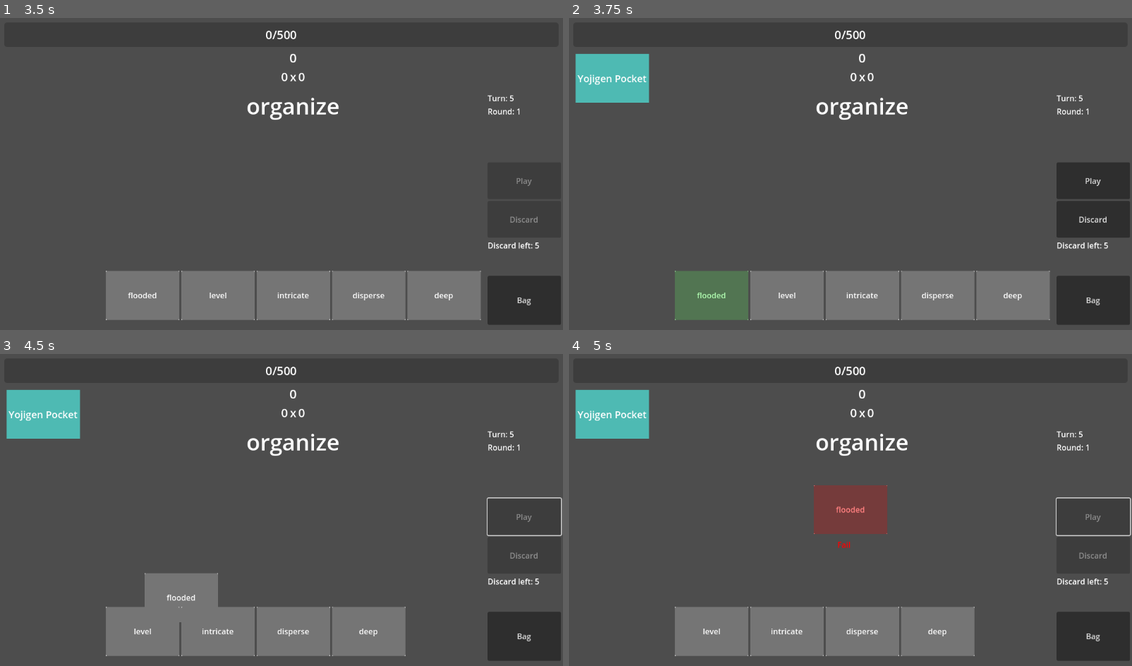
Above: before the commit, frames 1-4 (two rows, left to right).
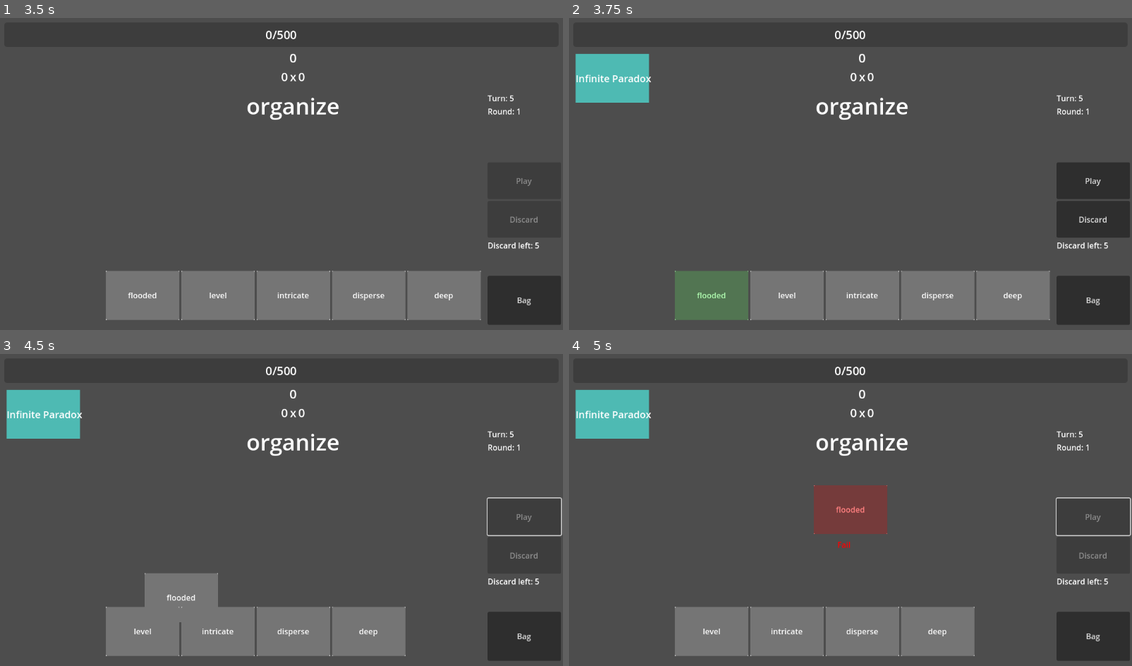
Above: after the commit, the same moments.

Repository: BMinh166/english-game-learning
Game: Godot game, scene res://scenes/Main.tscn
Two runs of this game, one before a commit and one after it. Both use one fixed random seed, a clock stepped at 60 frames per second and the inputs below.
Inputs (mouse positions are in pixels of both pictures, inside the frame that each line leads up to):
- Up to frame 1 (3.5 s): click "Bag" at 0.5 s; click "Bag" at 1.25 s; click "Bag" at 2 s; click "Back" at 2.75 s
- Up to frame 2 (3.75 s): tap Enter (ui_accept) at 3.5 s; move the mouse to (709, 295) at 3.52 s; hold Enter (ui_accept) from 3.53 s (still down); click (709, 295) at 3.67 s
- Up to frame 3 (4.5 s): release Enter (ui_accept) at 4.25 s; click "Play" at 4.25 s
- Up to frame 4 (5 s): no input

Frame 1 is identical in both runs. In frame 2, 0.2% of the frame differs, in the area x 1-15%, y 18-22%; in frame 3, 0.2%; in frame 4, 0.2%.

Commit message:
Add Reward Popup + Reroll&Skip button

Diff:
--- a/scenes/Items/ItemDB.gd
+++ b/scenes/Items/ItemDB.gd
@@ -20,9 +20,9 @@
 
 static var REWARD_RARITY_WEIGHTS := {
 	"common": 62,
-	"uncommon": 28,
+	"uncommon": 29,
 	"rare": 8,
-	"legendary": 2,
+	"legendary": 1,
 }
 
 static var ITEMS = {
--- a/scenes/Items/ItemManager.gd
+++ b/scenes/Items/ItemManager.gd
@@ -74,6 +74,18 @@
 
 	items.erase(item_instance)
 
+	# =====================
+	# RESET PERSISTENT STATE
+	# =====================
+
+	if item_id == "golden_ratio":
+
+		if !has_item("golden_ratio"):
+
+			print("RESET GOLDEN RATIO BONUS")
+
+			golden_ratio_bonus = 0
+
 	print("\n💰 ITEM SOLD")
 	print("ITEM:", item_id)
 	print("RARITY:", rarity)
@@ -224,6 +236,32 @@
 		print("\nCHECK ITEM:", item_id)
 
 	return result
+
+func reset_items():
+
+	items.clear()
+
+	runtime_items.clear()
+
+	golden_ratio_bonus = 0
+
+	round_turn_bonus = 0
+
+	last_relation_type = ""
+
+	valid_word_count = 0
+
+	played_word_count = 0
+
+	lone_word_valid = false
+
+	lone_word_relation = ""
+
+	treated_as_synonym = false
+
+	handy_shortcut_used = false
+
+	phantom_hand_used = false
 
 func start_turn():
 
@@ -298,30 +336,32 @@
 			rarity_value
 		)
 
-	if has_item("yojigen_pocket"):
+	var total_pocket_bonus := 0
+
+	for item in runtime_items:
+
+		if item.get("id", "") != "yojigen_pocket":
+			continue
 
 		print("\n🌀 YOJIGEN POCKET DETECTED")
 
-		var pocket_instance = find_item_instance(
-			"yojigen_pocket"
+		var persistent = item.get("persistent", null)
+
+		var total_rarity = get_total_rarity_value_except(
+			persistent
 		)
 
-		var total_rarity = get_total_rarity_value_except(
-			pocket_instance
-		)
-
 		print("TOTAL OTHER RARITY VALUE:", total_rarity)
 
 		@warning_ignore("integer_division")
-		round_turn_bonus = int(total_rarity / 2)
-
-		print("BONUS TURN:", round_turn_bonus)
-
-	else:
-
-		print("\n❌ NO YOJIGEN POCKET")
-
-	print("\nFINAL ROUND TURN BONUS:", round_turn_bonus)
+
+		var bonus = int(total_rarity / 2)
+
+		print("POCKET BONUS:", bonus)
+
+		total_pocket_bonus += bonus
+
+	round_turn_bonus = total_pocket_bonus
 
 func get_round_turn_bonus() -> int:
 	return round_turn_bonus
--- a/scenes/Items/ItemRewardPopup.gd
+++ b/scenes/Items/ItemRewardPopup.gd
@@ -1,10 +1,24 @@
 extends Control
 
 signal reward_selected(item_data)
+signal reward_skipped
+signal reward_rerolled
 
-@onready var slots = $HBoxContainer/CenterContainer/MarginContainer/RewardContainer.get_children()
+@onready var slots = $HBoxContainer/CenterContainer/RewardBG/PopupContainer/MarginContainer/RewardContainer.get_children()
+@onready var reroll_button = $HBoxContainer/CenterContainer/RewardBG/PopupContainer/ButtonContainer/Reroll
 
-func setup(items):
+var current_rewards = []
+
+func setup(
+	items,
+	reroll_left := 0,
+):
+
+	current_rewards = items
+
+	reroll_button.text = "Reroll (" + str(reroll_left) + ")"
+
+	reroll_button.disabled = reroll_left <= 0
 
 	for i in range(slots.size()):
 		var slot = slots[i]
@@ -12,11 +26,29 @@
 		if i < items.size():
 			slot.visible = true
 			slot.setup(items[i])
-			slot.selected.connect(_on_slot_selected)
+			if !slot.selected.is_connected(_on_slot_selected):
+				slot.selected.connect(_on_slot_selected)
 		else:
 			slot.visible = false
 
 func _on_slot_selected(item_data):
 
+	if GameManager.item_manager.get_items().size() >= 5:
+
+		print("ITEM INVENTORY FULL")
+
+		return
+
 	reward_selected.emit(item_data)
+
 	queue_free()
+
+
+func _on_reroll_pressed() -> void:
+
+	reward_rerolled.emit()
+
+func _on_skip_pressed() -> void:
+	reward_skipped.emit()
+
+	queue_free()
--- a/scenes/Items/item_reward_popup.tscn
+++ b/scenes/Items/item_reward_popup.tscn
@@ -1,7 +1,11 @@
-[gd_scene load_steps=3 format=3 uid="uid://drk3tcduhh8hh"]
+[gd_scene load_steps=4 format=3 uid="uid://drk3tcduhh8hh"]
 
 [ext_resource type="Script" uid="uid://battppjmlyi0e" path="res://scenes/Items/ItemRewardPopup.gd" id="1_6o87u"]
 [ext_resource type="PackedScene" uid="uid://cy8paeecnov47" path="res://scenes/Items/reward_slot.tscn" id="1_m3o6i"]
+
+[sub_resource type="LabelSettings" id="LabelSettings_6o87u"]
+font_size = 24
+shadow_size = 16
 
 [node name="ItemRewardPopup" type="Control"]
 layout_mode = 3
@@ -25,7 +29,7 @@
 grow_vertical = 2
 mouse_filter = 2
 
-[node name="ColorRect2" type="ColorRect" parent="HBoxContainer"]
+[node name="ClickableArea" type="ColorRect" parent="HBoxContainer"]
 layout_mode = 2
 size_flags_horizontal = 3
 mouse_filter = 2
@@ -37,12 +41,32 @@
 size_flags_stretch_ratio = 0.0
 mouse_filter = 0
 
-[node name="ColorRect2" type="ColorRect" parent="HBoxContainer/CenterContainer"]
+[node name="RewardBG" type="ColorRect" parent="HBoxContainer/CenterContainer"]
 custom_minimum_size = Vector2(750, 500)
 layout_mode = 2
 color = Color(0.3665946, 0.3665946, 0.36659458, 1)
 
-[node name="MarginContainer" type="MarginContainer" parent="HBoxContainer/CenterContainer"]
+[node name="PopupContainer" type="VBoxContainer" parent="HBoxContainer/CenterContainer/RewardBG"]
+layout_mode = 1
+anchors_preset = 8
+anchor_left = 0.5
+anchor_top = 0.5
+anchor_right = 0.5
+anchor_bottom = 0.5
+offset_left = -375.0
+offset_top = -150.0
+offset_right = 375.0
+offset_bottom = 150.0
+grow_horizontal = 2
+grow_vertical = 2
+
+[node name="PopupLabel" type="Label" parent="HBoxContainer/CenterContainer/RewardBG/PopupContainer"]
+layout_mode = 2
+text = "Choose a reward"
+label_settings = SubResource("LabelSettings_6o87u")
+horizontal_alignment = 1
+
+[node name="MarginContainer" type="MarginContainer" parent="HBoxContainer/CenterContainer/RewardBG/PopupContainer"]
 layout_mode = 2
 size_flags_horizontal = 6
 size_flags_vertical = 4
@@ -51,23 +75,44 @@
 theme_override_constants/margin_right = 50
 theme_override_constants/margin_bottom = 100
 
-[node name="RewardContainer" type="HBoxContainer" parent="HBoxContainer/CenterContainer/MarginContainer"]
+[node name="RewardContainer" type="HBoxContainer" parent="HBoxContainer/CenterContainer/RewardBG/PopupContainer/MarginContainer"]
 custom_minimum_size = Vector2(650, 0)
 layout_mode = 2
 
-[node name="RewardSlot" parent="HBoxContainer/CenterContainer/MarginContainer/RewardContainer" instance=ExtResource("1_m3o6i")]
+[node name="RewardSlot" parent="HBoxContainer/CenterContainer/RewardBG/PopupContainer/MarginContainer/RewardContainer" instance=ExtResource("1_m3o6i")]
 layout_mode = 2
 size_flags_horizontal = 2
 
-[node name="RewardSlot2" parent="HBoxContainer/CenterContainer/MarginContainer/RewardContainer" instance=ExtResource("1_m3o6i")]
+[node name="RewardSlot2" parent="HBoxContainer/CenterContainer/RewardBG/PopupContainer/MarginContainer/RewardContainer" instance=ExtResource("1_m3o6i")]
 layout_mode = 2
 size_flags_horizontal = 6
 
-[node name="RewardSlot3" parent="HBoxContainer/CenterContainer/MarginContainer/RewardContainer" instance=ExtResource("1_m3o6i")]
+[node name="RewardSlot3" parent="HBoxContainer/CenterContainer/RewardBG/PopupContainer/MarginContainer/RewardContainer" instance=ExtResource("1_m3o6i")]
 layout_mode = 2
 size_flags_horizontal = 10
+
+[node name="ButtonContainer" type="HBoxContainer" parent="HBoxContainer/CenterContainer/RewardBG/PopupContainer"]
+custom_minimum_size = Vector2(350, 0)
+layout_mode = 2
+size_flags_horizontal = 4
+size_flags_vertical = 3
+
+[node name="Reroll" type="Button" parent="HBoxContainer/CenterContainer/RewardBG/PopupContainer/ButtonContainer"]
+custom_minimum_size = Vector2(100, 60)
+layout_mode = 2
+size_flags_horizontal = 2
+text = "Reroll"
+
+[node name="Skip" type="Button" parent="HBoxContainer/CenterContainer/RewardBG/PopupContainer/ButtonContainer"]
+custom_minimum_size = Vector2(100, 60)
+layout_mode = 2
+size_flags_horizontal = 10
+text = "Skip"
 
 [node name="ColorRect" type="ColorRect" parent="HBoxContainer"]
 layout_mode = 2
 size_flags_horizontal = 3
 color = Color(1, 1, 1, 0)
+
+[connection signal="pressed" from="HBoxContainer/CenterContainer/RewardBG/PopupContainer/ButtonContainer/Reroll" to="." method="_on_reroll_pressed"]
+[connection signal="pressed" from="HBoxContainer/CenterContainer/RewardBG/PopupContainer/ButtonContainer/Skip" to="." method="_on_skip_pressed"]
--- a/scenes/Score/ScoreBar.gd
+++ b/scenes/Score/ScoreBar.gd
@@ -13,10 +13,33 @@
 
 func format_number(n):
 
+	if n >= GameManager.MAX_SCORE:
+		return "Naneinf"
+
 	if n >= 1e12:
-		return "%.2e" % n
+
+		var exponent = int(
+			floor(
+				log(n) / log(10)
+			)
+		)
+
+		var mantissa = n / pow(
+			10,
+			exponent
+		)
+
+		return (
+			str(snapped(mantissa, 0.01))
+			+ "e"
+			+ str(exponent)
+		)
 
 	if n >= 1e9:
-		return str(snapped(n / 1e9, 0.01)) + "B"
 
-	return str(n)
+		return (
+			str(snapped(n / 1e9, 0.01))
+			+ "B"
+		)
+
+	return str(int(n))
--- a/scenes/Score/ScoreCounting.gd
+++ b/scenes/Score/ScoreCounting.gd
@@ -21,10 +21,33 @@
 
 func format_number(n):
 
+	if n >= GameManager.MAX_SCORE:
+		return "Naneinf"
+
 	if n >= 1e12:
-		return "%.2e" % n
+
+		var exponent = int(
+			floor(
+				log(n) / log(10)
+			)
+		)
+
+		var mantissa = n / pow(
+			10,
+			exponent
+		)
+
+		return (
+			str(snapped(mantissa, 0.01))
+			+ "e"
+			+ str(exponent)
+		)
 
 	if n >= 1e9:
-		return str(snapped(n / 1e9, 0.01)) + "B"
 
-	return str(n)
+		return (
+			str(snapped(n / 1e9, 0.01))
+			+ "B"
+		)
+
+	return str(int(n))
--- a/scripts/GameManager.gd
+++ b/scripts/GameManager.gd
@@ -28,6 +28,10 @@
 var is_scoring = false
 var reward_popup_open := false
 var pending_turn_bonus := 0
+var max_reward_reroll := 5
+var reward_reroll_left := 5
+const MAX_SCORE = 1e15
+
 var step_delay: float = 0.2
 
 #SIGNALS
@@ -141,6 +145,7 @@
 		var score_one = await process_single_word(steps, card, is_valid)
 
 		result_score += score_one
+		result_score = min(result_score, MAX_SCORE)
 
 		mult = 0
 		point = 0
@@ -151,6 +156,8 @@
 
 	# ===== APPLY =====
 	score += result_score
+	score = min(score, MAX_SCORE)
+
 	turn -= 1
 
 	# clamp turn
@@ -382,8 +389,10 @@
 	# 👉 áp dụng mult cuối (ROUND TẠI ĐÂY)
 	mult = int(round(final_mult))
 
-	#mult *= int(round(final_mult))
-	#mult *= int(round(final_mult))
+	mult *= int(round(final_mult))
+	mult *= int(round(final_mult))
+	mult *= int(round(final_mult))
+	mult *= int(round(final_mult))
 	# =====================
 	# FINAL ITEM MODIFY
 	# =====================
@@ -476,7 +485,10 @@
 
 	await wait_step()
 
-	var score_one = point * mult
+	var score_one = min(
+		point * mult,
+		MAX_SCORE
+	)
 
 	print("FINAL SCORE:", score_one)
 
@@ -503,7 +515,10 @@
 
 			var extra_mult = int(round(extra_final_mult))
 
-			var extra_score = point * extra_mult
+			var extra_score = min(
+				point * extra_mult,
+				MAX_SCORE
+			)
 
 			print("\n🔥 FULL COMBO EXTRA HIT")
 			print("CHAIN:", extra_chain.chain_count)
@@ -733,25 +748,90 @@
 
 
 func show_reward_popup():
+
 	reward_popup_open = true
 	is_scoring = true
 
-	var popup_scene = preload("res://scenes/Items/item_reward_popup.tscn")
+	var popup_scene = preload(
+		"res://scenes/Items/item_reward_popup.tscn"
+	)
+
 	var popup = popup_scene.instantiate()
 
 	var ui = get_tree().current_scene.get_node_or_null("UI")
+
 	if ui == null:
 		ui = get_tree().current_scene
 
 	ui.add_child(popup)
 
 	var owned_ids := []
+
 	for item in item_manager.get_items():
-		owned_ids.append(item.get("id", ""))
-
-	var rewards = ItemDB.get_random_rewards(3, owned_ids)
-	popup.setup(rewards)
-	popup.reward_selected.connect(_on_reward_selected)
+
+		owned_ids.append(
+			item.get("id", "")
+		)
+
+	var rewards = ItemDB.get_random_rewards(
+		3,
+		owned_ids
+	)
+
+	popup.setup(
+		rewards,
+		reward_reroll_left,
+	)
+
+	popup.reward_selected.connect(
+		_on_reward_selected
+	)
+
+	popup.reward_skipped.connect(
+		_on_reward_skipped
+	)
+
+	popup.reward_rerolled.connect(
+		func():
+
+			if reward_reroll_left <= 0:
+				return
+
+			reward_reroll_left -= 1
+
+			print("\n🔄 REROLL USED")
+			print("LEFT:", reward_reroll_left)
+
+			# =====================
+			# BUILD EXCLUDED
+			# =====================
+
+			var excluded = owned_ids.duplicate()
+
+			for item in popup.current_rewards:
+
+				excluded.append(
+					item.get("id", "")
+				)
+
+			# =====================
+			# NEW REWARDS
+			# =====================
+
+			var new_rewards = ItemDB.get_random_rewards(
+				3,
+				excluded
+			)
+
+			# =====================
+			# REFRESH POPUP
+			# =====================
+
+			popup.setup(
+				new_rewards,
+				reward_reroll_left
+			)
+	)
 
 func _on_reward_selected(item_data):
 
@@ -765,6 +845,14 @@
 
 	consume_reward_round()
 
+func _on_reward_skipped():
+
+	print("\n⏭️ REWARD SKIPPED")
+
+	reward_popup_open = false
+
+	consume_reward_round()
+
 func consume_reward_round():
 
 	score -= target_score
@@ -801,6 +889,8 @@
 	emit_signal("clear_center_cards")
 
 	reset_state()
+
+	emit_signal("update_item_ui")
 
 	start_game()
 
@@ -816,6 +906,8 @@
 	result_score = 0
 	current_word = null
 	discard_left = max_discard
+	reward_reroll_left = max_reward_reroll
+	item_manager.reset_items()
 	hand.clear()
 	bag.clear()
 
--- a/scripts/Ui.gd
+++ b/scripts/Ui.gd
@@ -319,18 +319,41 @@
 
 func format_number(n):
 
+	if n >= GameManager.MAX_SCORE:
+		return "Naneinf"
+
 	if n >= 1e12:
-		return "%.2e" % n
+
+		var exponent = int(
+			floor(
+				log(n) / log(10)
+			)
+		)
+
+		var mantissa = n / pow(
+			10,
+			exponent
+		)
+
+		return (
+			str(snapped(mantissa, 0.01))
+			+ "e"
+			+ str(exponent)
+		)
 
 	if n >= 1e9:
-		return str(snapped(n / 1e9, 0.01)) + "B"
-
-	return str(n)
+
+		return (
+			str(snapped(n / 1e9, 0.01))
+			+ "B"
+		)
+
+	return str(int(n))
 
 func _input(event):
 
 	if event.is_action_pressed("ui_accept"):
-		GameManager.debug_add_item("yojigen_pocket")
+		GameManager.debug_add_item("infinite_paradox")
 
 	if event.is_action_pressed("ui_cancel"):
-		GameManager.debug_add_item("infinite_paradox")
+		GameManager.debug_add_item("blueprint")
